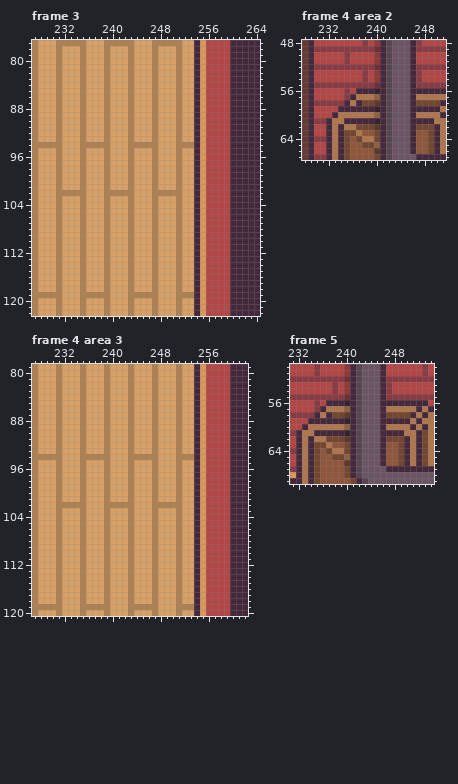
One commit to this pixel-art file: assets/aseprite/bar_store.aseprite. The picture above was drawn from the file before the commit.
320x180 pixels, 12 frames. Colours within 5 levels of each other are drawn and written as one. Shown: frame 3: x 227..264, y 77..122; frame 4 area 2: x 228..251, y 48..67; frame 4 area 3: x 227..262, y 79..120; frame 5: x 231..254, y 50..69. The commit also changed other frames or places, which this record leaves out.
Now the later version:
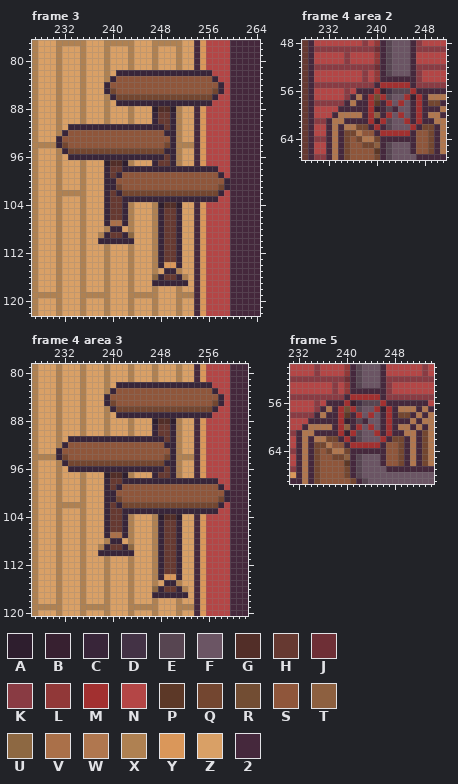
Palette (. is transparent): A #2e1e2e  B #372030  C #382539  D #433245  E #574551  F #6b5564  G #522e28  H #663931  J #6e2f36  K #893b43  L #913838  M #a23030  N #b44646  P #5c3827  Q #734630  R #724d33  S #8f563b  T #8d6040  U #8d6842  V #aa7049  W #b0774f  X #af8152  Y #da975a  Z #d9a066  2 #45283c
The edit:
layer "pipe_valve" now shown
layer "tables" now shown
Frame 3, layer "tables":
y 82: x 241..256 ZZXZZZXZZZXZZ2YN -> CCCCCCCCCCCCCCCC
y 83: x 240..257 ZZZXZZZXZZZXZZ2YNN -> CSSSSSSSSSSSSSSSSC
y 84: x 239..258 XZZZXZZZXZZZXZZ2YNNN -> CSSSSSSSSSSSSSSSSSSC
y 85: x 239..258 XZZZXZZZXZZZXZZ2YNNN -> CQSSSSSSSSSSSSSSSSQC
y 86: x 240..257 ZZZXZZZXZZZXZZ2YNN -> CQQQQQQQQQQQQQQQQC
y 87: x 241..256 ZZXZZZXZZZXZZ2YN -> CCCCCCCCCCCCCCCC
y 88: x 247..250 XZZZ -> AGGA
y 89..90: x 247..250 XZZZ -> CHHC
y 91: x 233..250 ZZXZZZXZZZXZZZXZZZ -> CCCCCCCCCCCCCCCCHC
y 92: x 232..250 ZZZXZZZXZZZXZZZXZZZ -> CSSSSSSSSSSSSSSSSCC
y 93: x 231..250 XZZZXZZZXZZZXZZZXZZZ -> CSSSSSSSSSSSSSSSSSSC
y 94: x 231..250 XZZZXXXXXZZZXXXXXZZZ -> CQSSSSSSSSSSSSSSSSQC
y 95: x 232..250 ZZZXZZZXZZZXZZZXZZZ -> CQQQQQQQQQQQQQQQQCC
y 96: x 233..250 ZZXZZZXZZZXZZZXZZZ -> CCCCCCCCCCCCCCCCHC
y 97: x 239..242 XZZZ -> AGGA; x 247..250 XZZZ -> CHHC
y 98: x 239..257 XZZZXZZZXZZZXZZ2YNN -> CHHCCCCCCCCCCCCCCCC
y 99: x 239..258 XZZZXZZZXZZZXZZ2YNNN -> CHCSSSSSSSSSSSSSSSSC
y 100: x 239..259 XZZZXZZZXZZZXZZ2YNNNN -> CCSSSSSSSSSSSSSSSSSSC
y 101: x 239..259 XZZZXZZZXZZZXZZ2YNNNN -> CCQSSSSSSSSSSSSSSSSQC
y 102: x 239..258 XXXXXZZZXXXXXZZ2YNNN -> CHCQQQQQQQQQQQQQQQQC
y 103: x 239..257 XZZZXZZZXZZZXZZ2YNN -> CHHCCCCCCCCCCCCCCCC
y 104: x 239..242 XZZZ -> CHHC; x 248..251 ZZZX -> AGGA
y 105..106: x 239..242 XZZZ -> CHHC; x 248..251 ZZZX -> CHHC
y 107: x 239..242 XZZZ -> CVVC; x 248..251 ZZZX -> CHHC
y 108: x 240..241 ZZ -> CC; x 248..251 ZZZX -> CHHC
y 109: x 238..243 ZXZZZX -> XCHHCU; x 248..251 ZZZX -> CHHC
y 110: x 238..243 ZXZZZX -> CCCCCC; x 248..251 ZZZX -> CHHC
y 111..113: x 248..251 ZZZX -> CHHC
y 114: x 248..251 ZZZX -> CYYC
y 115: x 249..250 ZZ -> CC
y 116: x 247..252 XZZZXZ -> UCHHCX
y 117: x 247..252 XZZZXZ -> CCCCCC
Frame 4 area 2, layer "pipe_valve":
y 54: x 242..245 EFFF -> 2222
y 55: x 240..245 J2EFFF -> 2MMMMM
y 56: x 240..246 B2EFFF2 -> MBDEEEM
y 57: x 238..241 WWT2 -> 2MRM; x 245..248 F2WW -> MBM2
y 58: x 238..239 QQ -> 2M; x 242 E -> M; x 244 F -> M; x 247..248 QQ -> M2
y 59: x 239 2 -> M; x 243 F -> 2; x 247 2 -> M
y 60: x 238..239 WW -> 2M; x 242 E -> M; x 244 F -> M; x 247..248 WW -> M2
y 61: x 239 2 -> M; x 241 2 -> M; x 245 F -> M; x 247 2 -> M
y 62: x 239..240 QP -> 2M; x 246..247 2Q -> M2
y 63: x 240..245 Q2EFFF -> 2MMMMM
y 64: x 242..245 EFFF -> 2222
Frame 4 area 3, layer "tables": the same change as frame 3
Frame 5, layer "pipe_valve": the same change as frame 4 area 2
Boxes around the changes in both pictures, in picture pixels (x1, y1, x2, y2):
changed: (56, 70, 230, 286)
changed: (362, 76, 428, 142)
changed: (56, 382, 230, 598)
changed: (332, 388, 398, 454)
